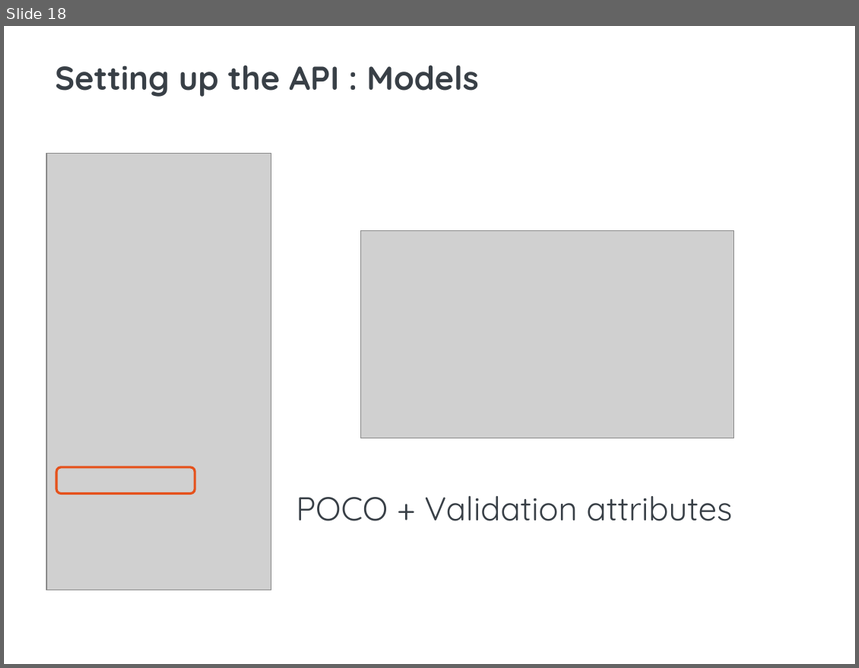
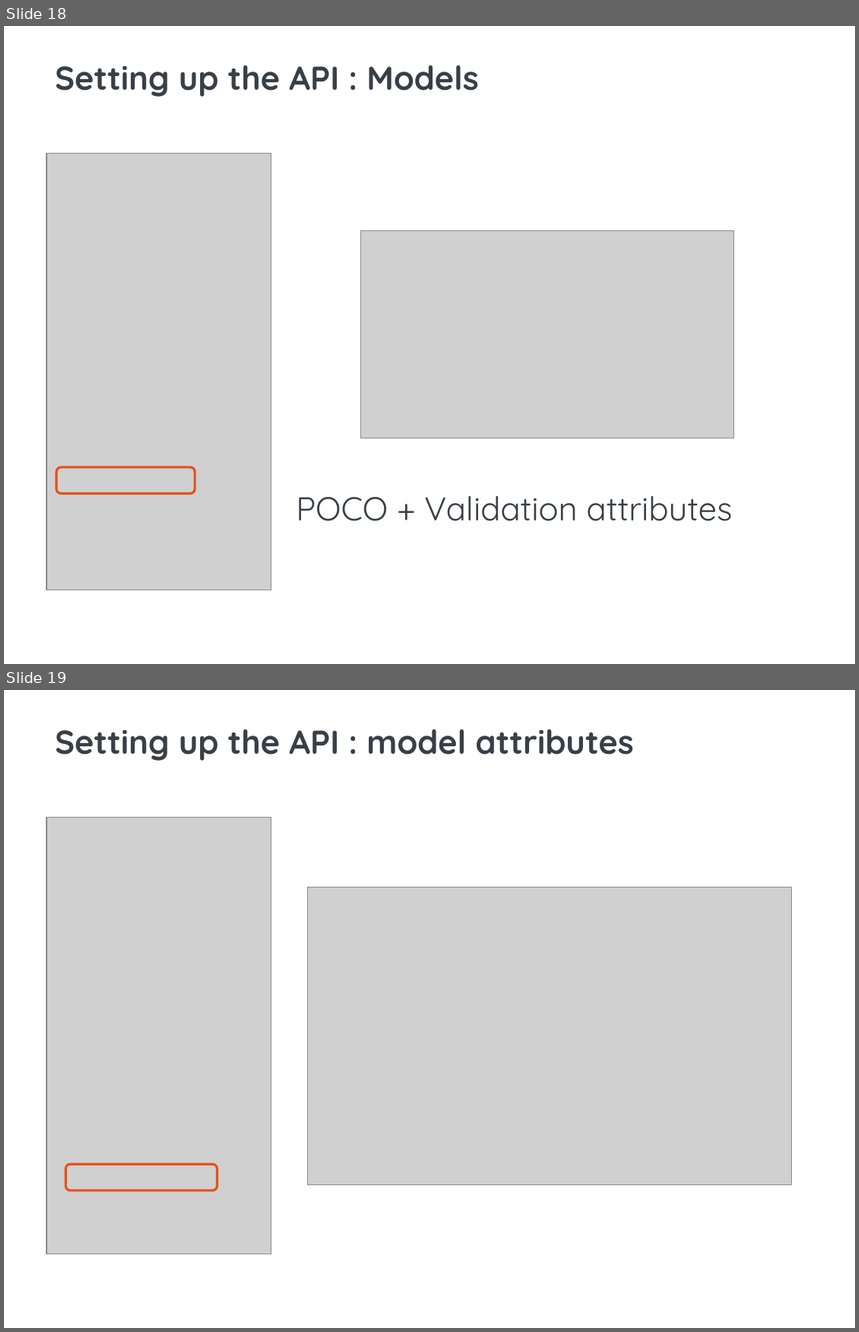
Before and after one commit to BlueInt32/prez_error_handling, a slide deck: Error Handling presentation.pptx. Shown one above the other, each under a label of ours: slide 18 before the commit, slides 18 and 19 after it. The pictures are 859x668 and 859x1332 pixels, drawn with LibreOffice and Linux fonts; fonts in the diff are those of the drawing; grey boxes stand for pictures; background and template pictures are left out. Boxes give left, top, right and bottom in pixels: in the first picture for what was removed or moved away, otherwise in the second. Text is boxed around its words. In the diff, an @@ line names an element or a change of style, - is before the commit and + after.

Commit message:
Little changes on the presentation and Model attributes

```diff
--- a/Error Handling presentation.pptx
+++ b/Error Handling presentation.pptx
@@ slide 19 added at (x1=4, y1=690, x2=855, y2=1328), background picture (left out) @@
@@ title added at (x1=55, y1=730, x2=634, y2=761), 28 pt, text #383F46, bold @@
+Setting up the API : model attributes
@@ picture added at (x1=47, y1=818, x2=272, y2=1255) @@
@@ picture added at (x1=308, y1=888, x2=792, y2=1186) @@
@@ rounded rectangle added at (x1=66, y1=1164, x2=218, y2=1191), outline #E5511B 2 pt @@
```
Also in this commit, not shown: 4 slides changed, 3 other slides added, 1 slide removed, 1 other file.
